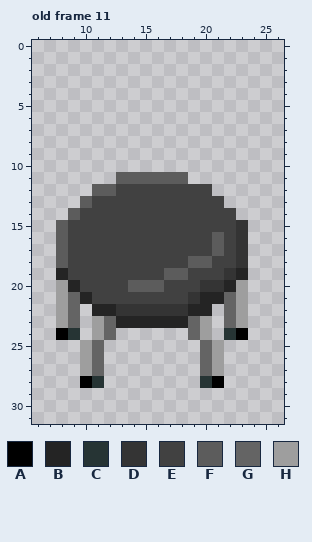
Pixel-art file -- GameData/图片素材/build_item_1x1.aseprite. This is how it looked before the edit.
32x32 pixels, 54 frames. Pixels under 10% opacity are left out. Colours within 5 levels of each other are drawn and written as one. Shown: old frame 11: x 6..26, y 0..31. The commit also changed other frames, which this record leaves out.
Palette (. is transparent): A #000000  B #242424  C #263434  D #343434  E #414141  F #5c5c5c  G #646464  H #9e9e9e
Pixels before, old frame 11, first column x 8:
11 .....FFFFFF.....
12 ...FFEEEEEEEE...
13 ..FEEEEEEEEEEE..
14 .FEEEEEEEEEEEEE.
15 FEEEEEEEEEEEEEED
16 FEEEEEEEEEEEEFED
17 FEEEEEEEEEEEEFED
18 FEEEEEEEEEEFFEED
19 BEEEEEEEEFFEEEDB
20 HBEEEEFFFEEEDDBH
21 HGBEEEEEEEEDBBGH
22 HG.BBDDDDDDBB.GH
23 HG.HGBBBBBBGH.GH
24 AC.HG......GH.CA
25 ..HG........GH..
26 ..HG........GH..
27 ..HG........GH..
28 ..AC........CA..
After the commit:
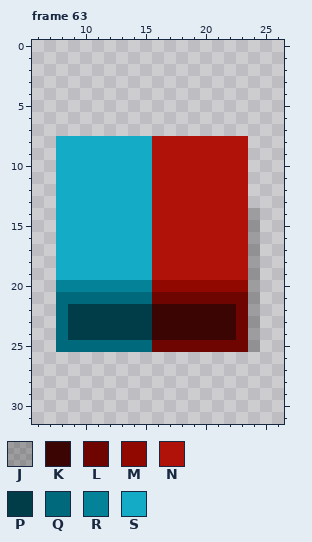
Colours new in this view: J #0000003c  K #3a0502  L #6e0500  M #910801  N #b0120a  P #003d48  Q #00697b  R #038298  S #13abc5
A new or re-ordered frame is compared with the old frame closest to it.
The exact change:
frames 54 -> 102
Changed rows in their new state; - is an unchanged pixel.
Frame 63 is new; against old frame 11, layer "chair":
first column x 8:
 8 SSSSSSSSNNNNNNNN-
 9 SSSSSSSSNNNNNNNN-
10 SSSSSSSSNNNNNNNN-
11 SSSSSSSSNNNNNNNN-
12 SSSSSSSSNNNNNNNN-
13 SSSSSSSSNNNNNNNN-
14 SSSSSSSSNNNNNNNNJ
15 SSSSSSSSNNNNNNNNJ
16 SSSSSSSSNNNNNNNNJ
17 SSSSSSSSNNNNNNNNJ
18 SSSSSSSSNNNNNNNNJ
19 SSSSSSSSNNNNNNNNJ
20 RRRRRRRRMMMMMMMMJ
21 QQQQQQQQLLLLLLLLJ
22 QPPPPPPPKKKKKKKLJ
23 QPPPPPPPKKKKKKKLJ
24 QPPPPPPPKKKKKKKLJ
25 QQQQQQQQLLLLLLLLJ
26 --..--------..---
27 --..--------..---
28 --..--------..---
Pixel boxes of the changes (left, top, right, bottom) in both pictures:
changed: (56, 136, 260, 388)
